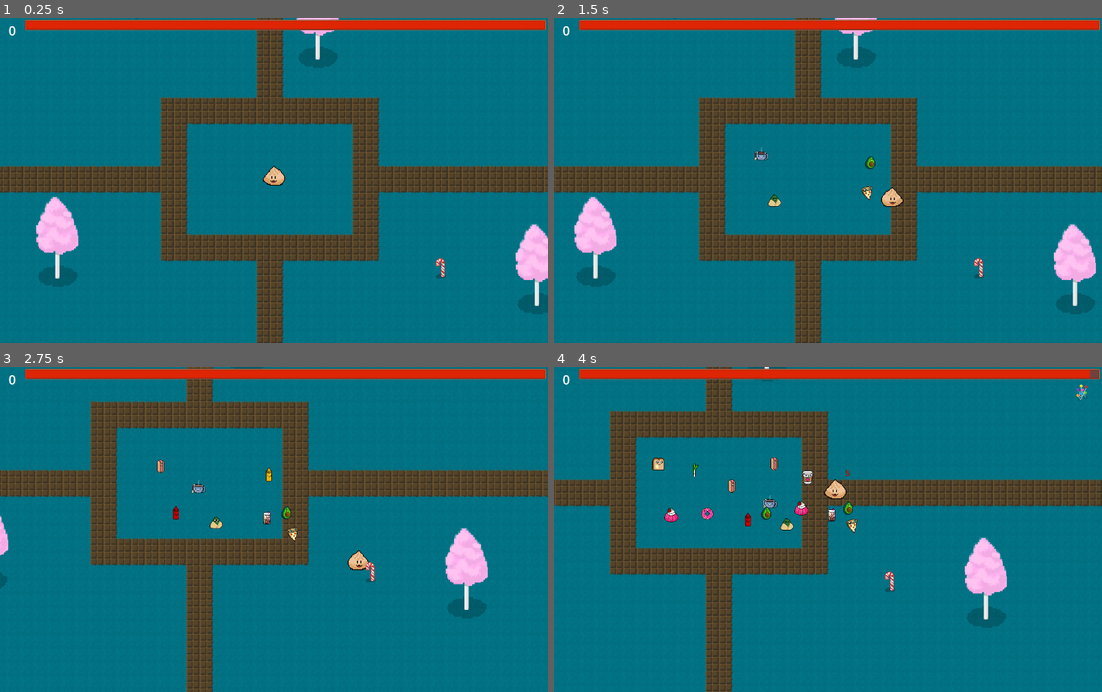
Above: before the commit, frames 1-4 (two rows, left to right).
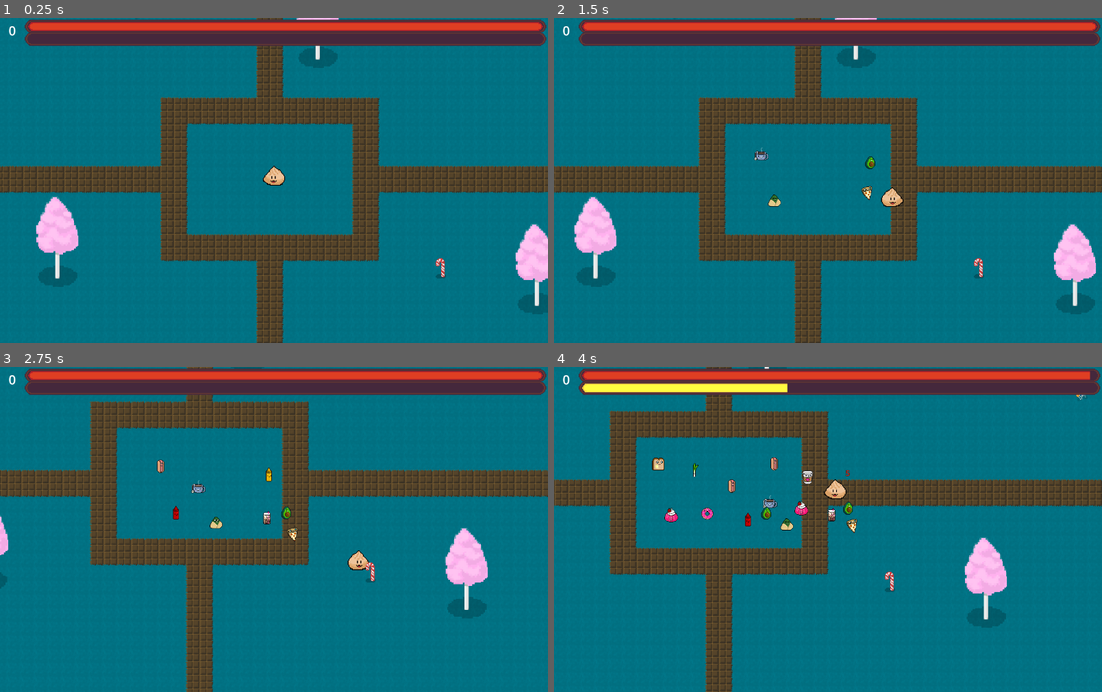
Above: after the commit, the same moments.

Repository: SteamedKoko/Gluttony
Game: Godot game, scene res://scenes/arena/arena.tscn
Two runs of this game, one before a commit and one after it. Both use one fixed random seed, a clock stepped at 60 frames per second and the inputs below.
Inputs:
- Up to frame 1 (0.25 s): no input
- Up to frame 2 (1.5 s): tap Enter at 0.5 s; hold F (right) 0.53-1.28 s; hold J (dash) 0.53-1.28 s; hold Down (down) from 1.28 s (still down); tap J (dash) at 1.35 s
- Up to frame 3 (2.75 s): release Down (down) at 2.03 s; hold F (right) from 2.03 s (still down); hold J (dash) from 2.03 s (still down)
- Up to frame 4 (4 s): release F (right) at 2.78 s; release J (dash) at 2.78 s; hold Up (up) 2.78-3.53 s; tap J (dash) at 2.85 s; hold S (left) from 3.53 s (still down); hold J (dash) from 3.53 s (still down)

The runs differ from the first frame. In frame 1, 7.5% of the frame differs, in the area x 4-100%, y 0-9%; in frame 2, 7.5%; in frame 3, 7.5%; in frame 4, 7.5%.

Commit message:
implement exp, redesign health bar, rework level up system

Diff:
--- a/entities/player/player.gd
+++ b/entities/player/player.gd
@@ -21,10 +21,12 @@
 var player_state: state = state.CHILLIN
 
 signal leveled_up
+signal gained_exp
 
 var current_exp: float:
 	set(val):
 		current_exp = val
+		gained_exp.emit()
 		if current_exp > next_level_experience:
 			level_up()
 
@@ -36,13 +38,13 @@
 func _ready():
 	pass
 
+
 func level_up():
-	while current_exp >= next_level_experience:
-		current_level+=1
-		next_level_experience += pow(current_level, exp_scaling) + exp_per_level
-		leveled_up.emit()
-		health.take_max_health(max_health_lost_per_level)
-
+	current_exp -= next_level_experience
+	current_level += 1
+	next_level_experience = pow(current_level, exp_scaling) + exp_per_level
+	leveled_up.emit()
+	health.take_max_health(max_health_lost_per_level)
 
 
 func get_movement():
@@ -51,16 +53,20 @@
 		velocity = input * speed;
 		set_orientation()
 
+
 func set_orientation():
 	if velocity.x > 0 and is_facing_left:
 		scale.x = -1
 		is_facing_left = false
+
 	if velocity.x < 0 and !is_facing_left:
 		scale.x = -1
 		is_facing_left = true
 
+
 func add_exp(exp_to_add: float):
 	current_exp += exp_to_add
+
 
 func _physics_process(_delta: float) -> void:
 	get_movement()
--- a/entities/skills/sharp_thingies/sharp_thingies.gd
+++ b/entities/skills/sharp_thingies/sharp_thingies.gd
@@ -46,7 +46,6 @@
 	var thingy_obj = SHARP_THINGY_RESOURCES.get(key)
 	var thingy: SharpThingy = sharp_thingy_scene.instantiate()
 	thingy.sprite_resource = thingy_obj.resource
-	print('set base damage ', thingy_obj.damage)
 	thingy.base_damage = thingy_obj.damage
 	thingy.damage = thingy_obj.damage
 	thingies.append(thingy)
--- a/scenes/arena/arena.tscn
+++ b/scenes/arena/arena.tscn
@@ -6,6 +6,7 @@
 [ext_resource type="PackedScene" uid="uid://co6ketbnvk6rd" path="res://ui/level_up_menu/level_up_menu.tscn" id="4_aj7ud"]
 [ext_resource type="PackedScene" uid="uid://cwvcdouwcxna2" path="res://ui/health_bar/health_bar.tscn" id="5_asdgj"]
 [ext_resource type="PackedScene" uid="uid://bxievinm2sb74" path="res://ui/level_label/level_label.tscn" id="5_jx0ua"]
+[ext_resource type="PackedScene" uid="uid://b5pj8jbpfq6hj" path="res://ui/exp_bar/exp_bar.tscn" id="5_u52cf"]
 
 [node name="Arena" type="Node2D"]
 y_sort_enabled = true
@@ -102,6 +103,8 @@
 size_flags_horizontal = 3
 
 [node name="HealthBar2" parent="HUD/MarginContainer/HBoxContainer/VBoxContainer" instance=ExtResource("5_asdgj")]
-custom_minimum_size = Vector2(0, 25)
 layout_mode = 2
 size_flags_vertical = 4
+
+[node name="ExpBar" parent="HUD/MarginContainer/HBoxContainer/VBoxContainer" instance=ExtResource("5_u52cf")]
+layout_mode = 2
--- /dev/null
+++ b/ui/exp_bar/exp_bar.gd
@@ -0,0 +1,21 @@
+extends Control
+
+@onready var progress: TextureProgressBar = $MarginContainer/TextureProgressBar
+
+func _ready() -> void:
+    GameManager.player.gained_exp.connect(update_progress)
+    GameManager.player.leveled_up.connect(change_progress)
+    change_progress()
+
+
+func update_progress():
+    var tween: Tween = create_tween()
+
+    tween.tween_property(progress, "value", GameManager.player.current_exp, .2)
+    print("value: %s, max: %s" % [progress.value, progress.max_value])
+
+
+
+func change_progress():
+    progress.value = 0
+    progress.max_value = GameManager.player.next_level_experience
--- a/ui/exp_bar/exp_bar.tscn
+++ b/ui/exp_bar/exp_bar.tscn
@@ -1,14 +1,35 @@
-[gd_scene format=3 uid="uid://b5pj8jbpfq6hj"]
+[gd_scene load_steps=4 format=3 uid="uid://b5pj8jbpfq6hj"]
+
+[ext_resource type="Texture2D" uid="uid://cud1du3xwhd6v" path="res://ui/exp_bar/sprites/exp_back.png" id="1_01o4c"]
+[ext_resource type="Script" uid="uid://dh6lntq4jlfjs" path="res://ui/exp_bar/exp_bar.gd" id="1_4x1gj"]
+[ext_resource type="Texture2D" uid="uid://bk3nyack7dkvd" path="res://ui/exp_bar/sprites/exp_progress.png" id="2_4x1gj"]
 
 [node name="ExpBar" type="Control"]
+custom_minimum_size = Vector2(0, 25)
 layout_mode = 3
 anchors_preset = 15
 anchor_right = 1.0
 anchor_bottom = 1.0
 grow_horizontal = 2
 grow_vertical = 2
+size_flags_horizontal = 3
+script = ExtResource("1_4x1gj")
 
-[node name="TextureProgressBar" type="TextureProgressBar" parent="."]
-layout_mode = 0
-offset_right = 40.0
-offset_bottom = 40.0
+[node name="MarginContainer" type="MarginContainer" parent="."]
+custom_minimum_size = Vector2(0, 20)
+layout_mode = 1
+anchors_preset = 10
+anchor_right = 1.0
+grow_horizontal = 2
+
+[node name="TextureProgressBar" type="TextureProgressBar" parent="MarginContainer"]
+layout_mode = 2
+value = 62.0
+rounded = true
+nine_patch_stretch = true
+stretch_margin_left = 24
+stretch_margin_top = 16
+stretch_margin_right = 24
+stretch_margin_bottom = 16
+texture_under = ExtResource("1_01o4c")
+texture_progress = ExtResource("2_4x1gj")
--- a/ui/health_bar/health_bar.tscn
+++ b/ui/health_bar/health_bar.tscn
@@ -1,10 +1,11 @@
 [gd_scene load_steps=4 format=3 uid="uid://cwvcdouwcxna2"]
 
 [ext_resource type="Script" uid="uid://cdosost5y6b4i" path="res://ui/health_bar/health_bar.gd" id="1_inpbh"]
-[ext_resource type="Texture2D" uid="uid://dw3kien1hws13" path="res://ui/health_bar/sprites/healthbar_under.png" id="1_s65ys"]
-[ext_resource type="Texture2D" uid="uid://de0w38ivey2yd" path="res://ui/health_bar/sprites/healthbar_progress.png" id="2_inpbh"]
+[ext_resource type="Texture2D" uid="uid://blb7jruv48v8y" path="res://ui/health_bar/sprites/hp_back.png" id="2_inpbh"]
+[ext_resource type="Texture2D" uid="uid://c5r1fxcs0ta7w" path="res://ui/health_bar/sprites/hp_progress.png" id="3_sadu1"]
 
 [node name="HealthBar" type="Control"]
+custom_minimum_size = Vector2(0, 25)
 layout_mode = 3
 anchors_preset = 15
 anchor_right = 1.0
@@ -15,20 +16,20 @@
 script = ExtResource("1_inpbh")
 
 [node name="MarginContainer" type="MarginContainer" parent="."]
-custom_minimum_size = Vector2(0, 25)
+custom_minimum_size = Vector2(0, 20)
 layout_mode = 1
 anchors_preset = 10
 anchor_right = 1.0
-offset_bottom = 8.0
+offset_bottom = 28.0
 grow_horizontal = 2
 
 [node name="TextureProgressBar" type="TextureProgressBar" parent="MarginContainer"]
 layout_mode = 2
 value = 50.0
 nine_patch_stretch = true
-stretch_margin_left = 4
-stretch_margin_top = 4
-stretch_margin_right = 4
-stretch_margin_bottom = 4
-texture_under = ExtResource("1_s65ys")
-texture_progress = ExtResource("2_inpbh")
+stretch_margin_left = 24
+stretch_margin_top = 16
+stretch_margin_right = 24
+stretch_margin_bottom = 16
+texture_under = ExtResource("2_inpbh")
+texture_progress = ExtResource("3_sadu1")
--- /dev/null
+++ b/ui/hud/hud.tscn
@@ -0,0 +1,7 @@
+[gd_scene load_steps=2 format=3 uid="uid://co2trkuxnt3xi"]
+
+[ext_resource type="PackedScene" uid="uid://cwvcdouwcxna2" path="res://ui/health_bar/health_bar.tscn" id="1_xmswo"]
+
+[node name="Hud" type="CanvasLayer"]
+
+[node name="HealthBar" parent="." instance=ExtResource("1_xmswo")]
Not shown: 1 places in scenes/arena/arena.tscn that only renumber resources
Not shown, added: ui/exp_bar/exp_bar.gd.uid
Binary file added: ui/exp_bar/sprites/exp_back.png
Not shown, added: ui/exp_bar/sprites/exp_back.png.import
Binary file added: ui/exp_bar/sprites/exp_progress.png
Not shown, changed: ui/exp_bar/sprites/exp_progress.png.import
Binary file removed: ui/health_bar/sprites/healthbar_progress.png
Binary file removed: ui/health_bar/sprites/healthbar_under.png
Binary file added: ui/health_bar/sprites/hp_back.png
Not shown, added: ui/health_bar/sprites/hp_back.png.import
Binary file added: ui/health_bar/sprites/hp_progress.png
Not shown, changed: ui/health_bar/sprites/hp_progress.png.import
